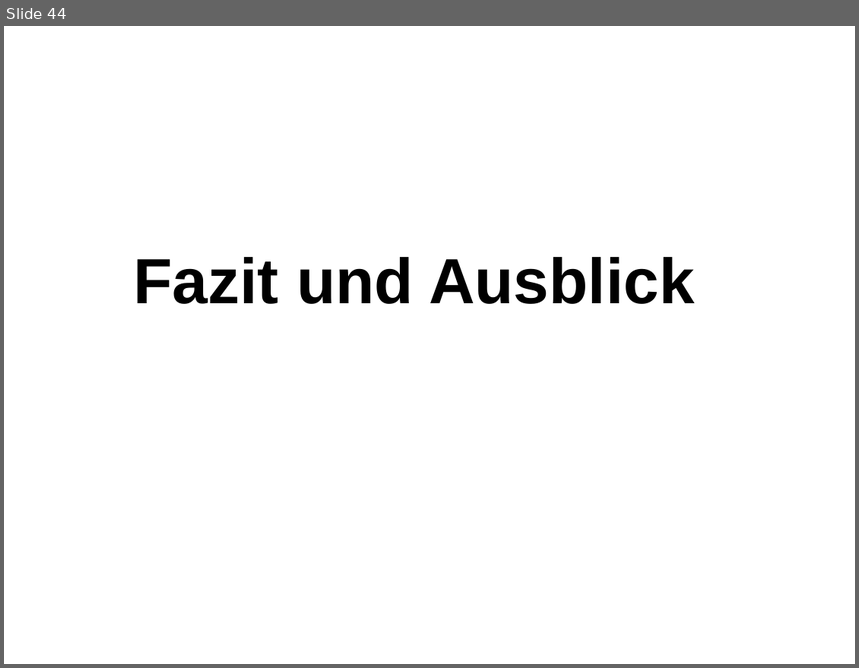
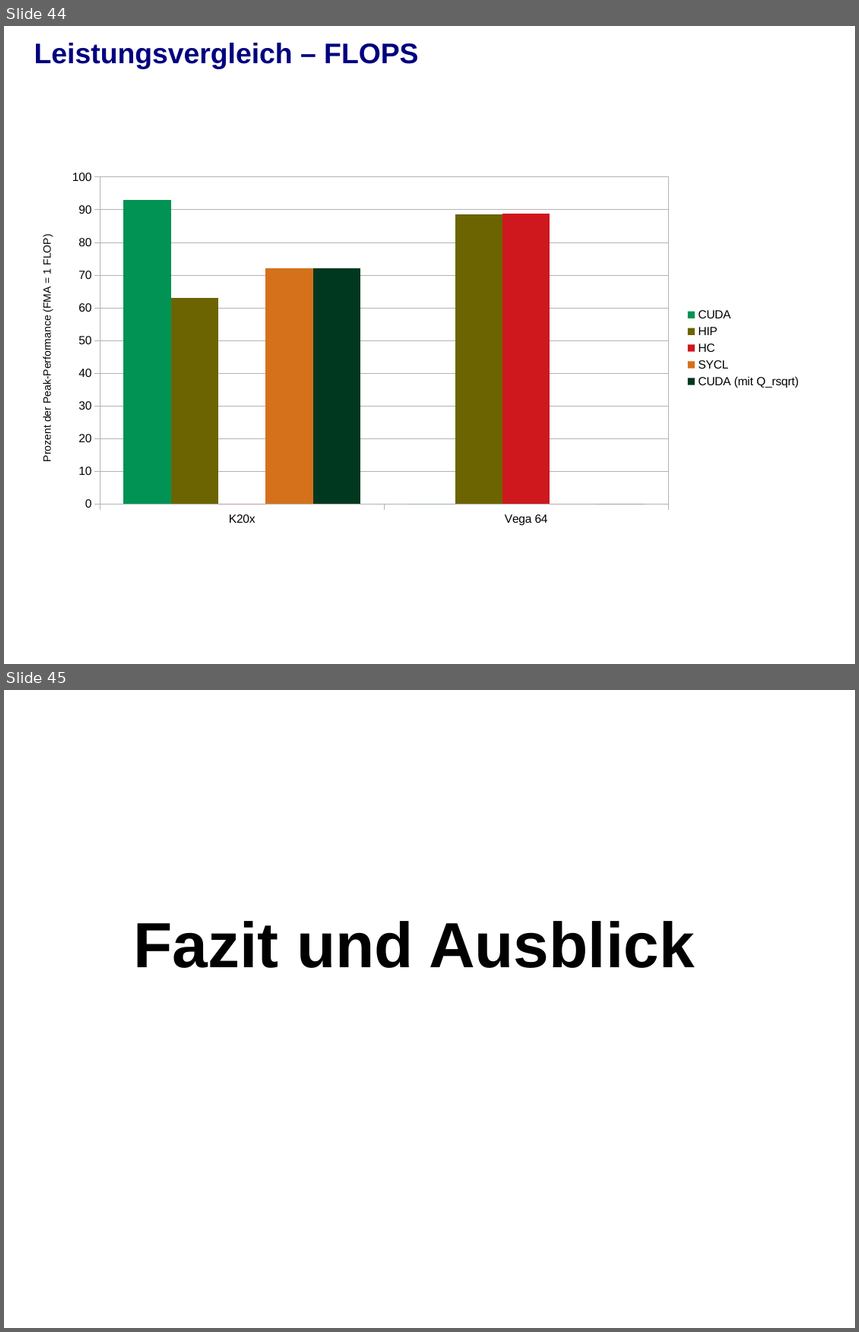
Before and after one commit to j-stephan/fpg, a slide deck: presentation/presentation.odp. Shown one above the other, each under a label of ours: slide 44 before the commit, slides 44 and 45 after it. The pictures are 859x668 and 859x1332 pixels, drawn with LibreOffice and Linux fonts; fonts in the diff are those of the drawing; background and template pictures are left out. Boxes give left, top, right and bottom in pixels: in the first picture for what was removed or moved away, otherwise in the second. Text is boxed around its words. In the diff, an @@ line names an element or a change of style, - is before the commit and + after.

```diff
--- a/presentation/presentation.odp
+++ b/presentation/presentation.odp
@@ slide 44 added at bbox=[4, 26, 855, 664], background #FFFFFF @@
@@ title added at bbox=[34, 43, 418, 69], 24 pt, text #000080, bold @@
+Leistungsvergleich – FLOPS
@@ column chart added at bbox=[23, 163, 810, 534] @@
+categories: K20x, Vega 64
+CUDA: 93, 0
+HIP: 63, 89
+HC: 0, 89
+SYCL: 72, 0
+CUDA (mit Q_rsqrt): 72, 0
@@ what was slide 44 is now slide 45 @@
```
Also in this commit, not shown: 7 slides changed, 1 other file.
